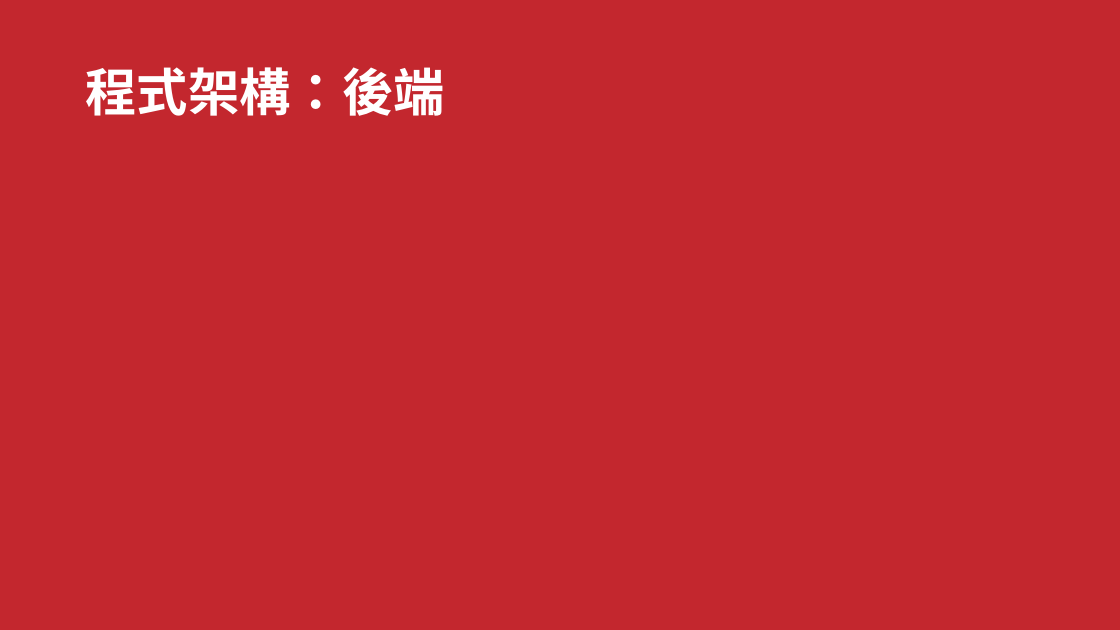
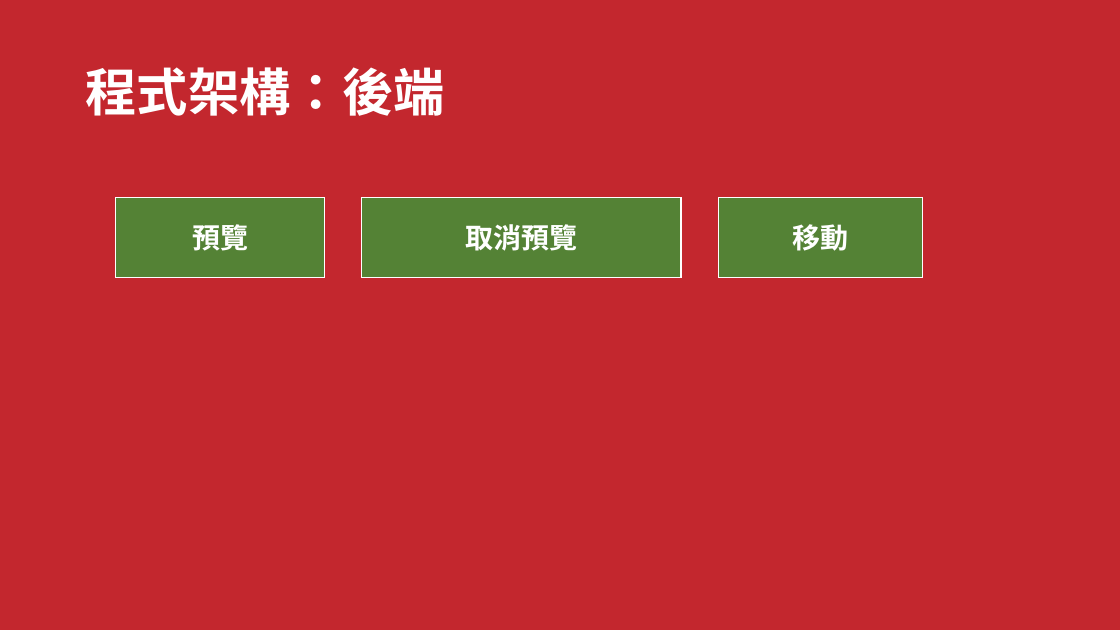
Before and after one commit to LiSeng0903/NWA-Chess, a slide deck: slide 4 of Presentation.pptx (slide 5 before the commit). Drawn at 1120x630 pixels with LibreOffice and Linux fonts; fonts in the diff are those of the drawing. Boxes give left, top, right and bottom in pixels: in the first picture for what was removed or moved away, otherwise in the second. Text is boxed around its words. In the diff, an @@ line names an element or a change of style, - is before the commit and + after.

```diff
--- a/Presentation.pptx
+++ b/Presentation.pptx
@@ rectangle added at (x1=116, y1=197, x2=324, y2=278), fill #548235, outline #FFFFFF 1 pt, 24 pt, text #FFFFFF, bold @@
+預覽
@@ rectangle added at (x1=361, y1=197, x2=681, y2=278), fill #548235, outline #FFFFFF 1 pt, 24 pt, text #FFFFFF, bold @@
+取消預覽
@@ rectangle added at (x1=718, y1=197, x2=923, y2=278), fill #548235, outline #FFFFFF 1 pt, 24 pt, text #FFFFFF, bold @@
+移動
```
Also in this commit, not shown: 3 other slides changed, 1 slide removed, 2 other files.
